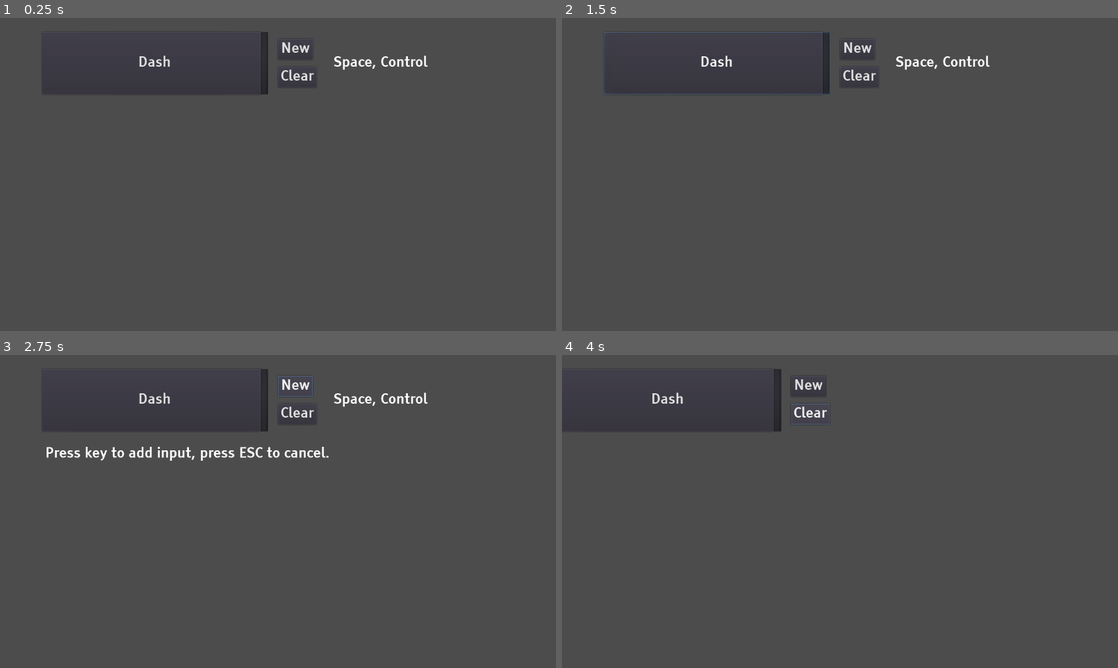
Above: before the commit, frames 1-4 (two rows, left to right).
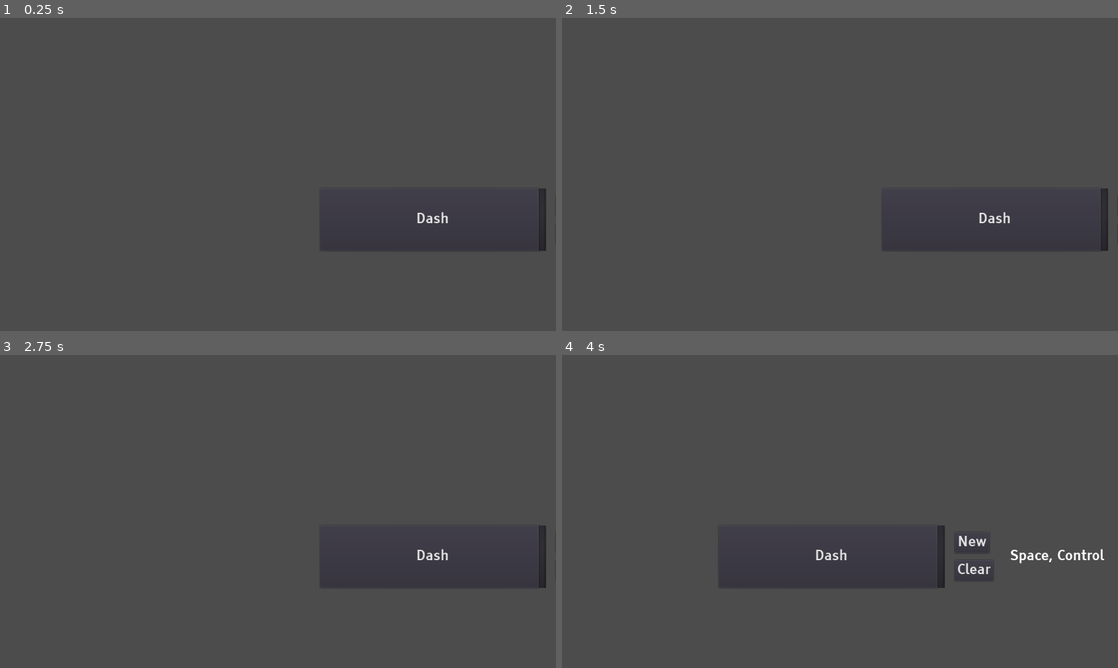
Above: after the commit, the same moments.

Repository: mOtHNOg/GWJ37---Inside-the-machine
Game: Godot game, scene res://scenes/World.tscn
Two runs of this game, one before a commit and one after it. Both use one fixed random seed, a clock stepped at 60 frames per second and the inputs below. Before the commit the project starts from res://scenes/ui/InputConfig.tscn.
Inputs (mouse positions are in pixels of both pictures, inside the frame that each line leads up to):
- Up to frame 1 (0.25 s): no input
- Up to frame 2 (1.5 s): click "Dash" at 0.5 s; click (856, 49) at 1.25 s, where only the run before the commit has a clickable "New"
- Up to frame 3 (2.75 s): click (294, 386) at 2 s, where only the run before the commit has a clickable "New"
- Up to frame 4 (4 s): click (856, 414) at 2.75 s, where only the run before the commit has a clickable "Clear"; tap Enter at 3.5 s; hold D (Right) from 3.53 s (still down); tap Space (Dash, bound only after the commit) at 3.6 s

The runs differ from the first frame. In frame 1, 1.2% of the frame differs, in the area x 25-99%, y 4-75%; in frame 2, 1.3%; in frame 3, 1.9%, in the area x 8-99%, y 4-75%; in frame 4, 1.4%.

Commit message:
camera with motion blur dashing woo!

Diff:
--- a/project.godot
+++ b/project.godot
@@ -11,7 +11,7 @@
 [application]
 
 config/name="GWJ37 - Inside the machine"
-run/main_scene="res://scenes/ui/InputConfig.tscn"
+run/main_scene="res://scenes/World.tscn"
 config/icon="res://icon.png"
 
 [autoload]
--- /dev/null
+++ b/resources/materials/MotionBlurScreenShader.tres
@@ -0,0 +1,9 @@
+[gd_resource type="ShaderMaterial" load_steps=2 format=2]
+
+[ext_resource path="res://scripts/DirectionalBlur.shader" type="Shader" id=1]
+
+[resource]
+shader = ExtResource( 1 )
+shader_param/angle_degrees = 0.0
+shader_param/Samples = 8
+shader_param/strength = 0.0
--- a/scenes/ControllableCamera.gd
+++ b/scenes/ControllableCamera.gd
@@ -15,6 +15,13 @@
 const DASH_BUFFER_TIME = 8
 var dash_buffer_time_left: int = 0
 
+# motion blur
+onready var motion_blur := $MotionBlur
+onready var blur_mat = motion_blur.get_material()
+var blur_strength: float = 0
+const MAX_BLUR_STRENGTH = 0.086
+const UNBLUR_SPEED = 6.0
+
 func _physics_process(delta):
 
 	# apply movement
@@ -27,8 +34,10 @@
 
 	# dashing stuff
 
-	# decelerate to normal speed
+	# decelerate to normal speed (also unblur)
 	move_speed = lerp(move_speed, BASE_MOVE_SPEED, DASH_DECELERATE_SPEED * delta)
+	blur_strength = lerp(blur_strength, 0, UNBLUR_SPEED * delta)
+
 	if move_speed - BASE_MOVE_SPEED < 15.0:
 		move_speed = BASE_MOVE_SPEED
 		dashing = false
@@ -38,7 +47,6 @@
 		dash_buffer_time_left -= 1
 
 	if dashing == false and dash_buffer_time_left > 0:
-		print(dash_buffer_time_left)
 		movement_direction = get_movement_direction()
 		dash()
 		dash_buffer_time_left = 0
@@ -51,6 +59,9 @@
 			# start input buffer timer
 			dash_buffer_time_left = DASH_BUFFER_TIME
 
+	# apply blur strength
+	blur_mat.set_shader_param("strength", blur_strength)
+
 func get_movement_direction() -> Vector2:
 	return Vector2(
 			Input.get_action_strength("Right") - Input.get_action_strength("Left"),
@@ -60,3 +71,9 @@
 func dash() -> void:
 	dashing = true
 	move_speed = BASE_MOVE_SPEED * DASH_SPEED_MULTIPLTER
+
+	# apply motion blur
+	var movement_angle: float = -rad2deg(movement_direction.angle())
+	blur_mat.set_shader_param("angle_degrees", movement_angle)
+
+	blur_strength = MAX_BLUR_STRENGTH
--- a/scenes/ControllableCamera.tscn
+++ b/scenes/ControllableCamera.tscn
@@ -1,7 +1,13 @@
-[gd_scene load_steps=2 format=2]
+[gd_scene load_steps=3 format=2]
 
 [ext_resource path="res://scenes/ControllableCamera.gd" type="Script" id=1]
+[ext_resource path="res://resources/materials/MotionBlurScreenShader.tres" type="Material" id=2]
 
 [node name="ControllableCamera" type="Camera2D"]
 current = true
 script = ExtResource( 1 )
+
+[node name="MotionBlur" type="Polygon2D" parent="."]
+material = ExtResource( 2 )
+z_index = 3
+polygon = PoolVector2Array( -640, -360, 640, -360, 640, 360, -640, 360 )
--- /dev/null
+++ b/scenes/World.gd
@@ -0,0 +1,7 @@
+extends Node
+
+onready var camera := $ControllableCamera
+onready var canvas_layer := $CanvasLayer
+
+#func _process(delta) -> void:
+#	canvas_layer.offset = camera.global_position
--- a/scenes/World.tscn
+++ b/scenes/World.tscn
@@ -1,10 +1,17 @@
-[gd_scene load_steps=2 format=2]
+[gd_scene load_steps=4 format=2]
 
-[ext_resource path="res://icon.png" type="Texture" id=1]
+[ext_resource path="res://scenes/ControllableCamera.tscn" type="PackedScene" id=2]
+[ext_resource path="res://scenes/ui/InputConfig.tscn" type="PackedScene" id=3]
+[ext_resource path="res://scenes/World.gd" type="Script" id=4]
 
-[node name="Node2D" type="Node2D"]
+[node name="World" type="Control"]
+anchor_right = 1.0
+anchor_bottom = 1.0
+script = ExtResource( 4 )
+__meta__ = {
+"_edit_use_anchors_": false
+}
 
-[node name="icon" type="Sprite" parent="."]
-position = Vector2( 160, 90 )
-scale = Vector2( 5, 2.8125 )
-texture = ExtResource( 1 )
+[node name="ControllableCamera" parent="." instance=ExtResource( 2 )]
+
+[node name="InputConfig" parent="." instance=ExtResource( 3 )]
--- a/scenes/ui/InputConfig.tscn
+++ b/scenes/ui/InputConfig.tscn
@@ -1,8 +1,7 @@
-[gd_scene load_steps=6 format=2]
+[gd_scene load_steps=5 format=2]
 
 [ext_resource path="res://scenes/ui/InputConfig.gd" type="Script" id=1]
 [ext_resource path="res://assets/font/default_font.tres" type="DynamicFont" id=2]
-[ext_resource path="res://scenes/ControllableCamera.tscn" type="PackedScene" id=3]
 
 [sub_resource type="Theme" id=6]
 default_font = ExtResource( 2 )
@@ -42,6 +41,7 @@
 margin_top = 32.0
 margin_right = 617.0
 margin_bottom = 176.0
+focus_mode = 0
 theme = SubResource( 6 )
 custom_icons/arrow = SubResource( 1 )
 custom_fonts/font = ExtResource( 2 )
@@ -87,6 +87,7 @@
 margin_top = 48.0
 margin_right = 720.0
 margin_bottom = 96.0
+focus_mode = 0
 custom_fonts/font = ExtResource( 2 )
 text = "New"
 __meta__ = {
@@ -98,16 +99,12 @@
 margin_top = 112.0
 margin_right = 720.0
 margin_bottom = 160.0
+focus_mode = 0
 custom_fonts/font = ExtResource( 2 )
 text = "Clear"
 __meta__ = {
 "_edit_use_anchors_": false
 }
 
-[node name="CanvasLayer" type="CanvasLayer" parent="."]
-
-[node name="ControllableCamera" parent="." instance=ExtResource( 3 )]
-position = Vector2( 640, 360 )
-
 [connection signal="pressed" from="Buttons/NewInput" to="." method="_on_NewInput_pressed"]
 [connection signal="pressed" from="Buttons/ClearInput" to="." method="_on_ClearInput_pressed"]
--- /dev/null
+++ b/scripts/DirectionalBlur.shader
@@ -0,0 +1,30 @@
+shader_type canvas_item;
+render_mode blend_mix;
+
+uniform float angle_degrees ;
+uniform sampler2D noise;
+uniform int Samples = 8; //MUST BE A MULTIPLE OF 2
+uniform float strength : hint_range(0,1.0, 0.0001);
+
+// Directional Blur Shader
+// Adapted from https://www.shadertoy.com/view/ldBXWG
+
+vec4 DirectionalBlur(in vec2 uv, in vec2 MotionVector, in sampler2D Texture)
+{
+    vec4 Color = vec4(0.0);
+    float Noise = texture(noise,uv*20.0).x-0.485;
+
+    for (int i=1; i<=Samples/2; i++)
+    {
+	Color += texture(Texture,uv+ (float(i)*MotionVector ) /float(Samples/2)*Noise*2.0);
+	Color += texture(Texture,uv- (float(i)*MotionVector ) /float(Samples/2)*Noise*2.0);
+    }
+    return Color/(float(Samples));
+}
+
+
+void fragment(){
+	vec2 blur_vector = vec2(cos(radians(angle_degrees)),sin(radians(angle_degrees)))*strength;
+	COLOR=DirectionalBlur(SCREEN_UV, blur_vector*strength, SCREEN_TEXTURE);
+
+}
